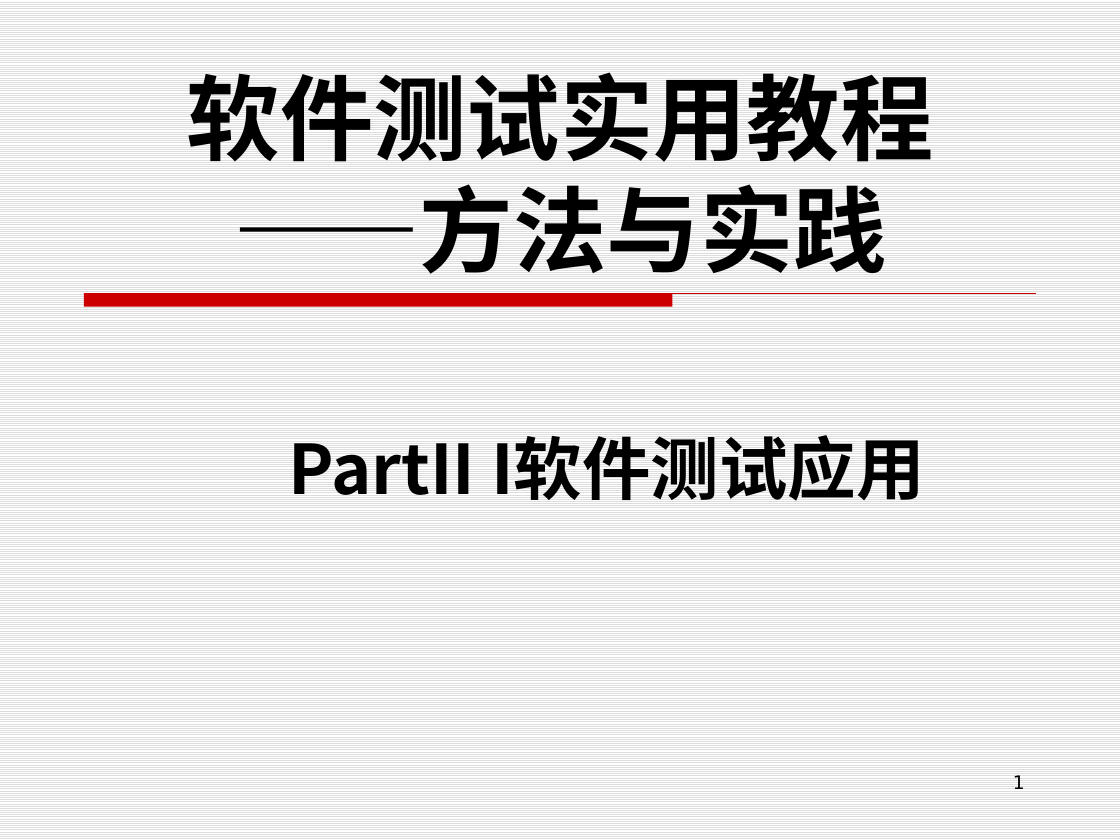
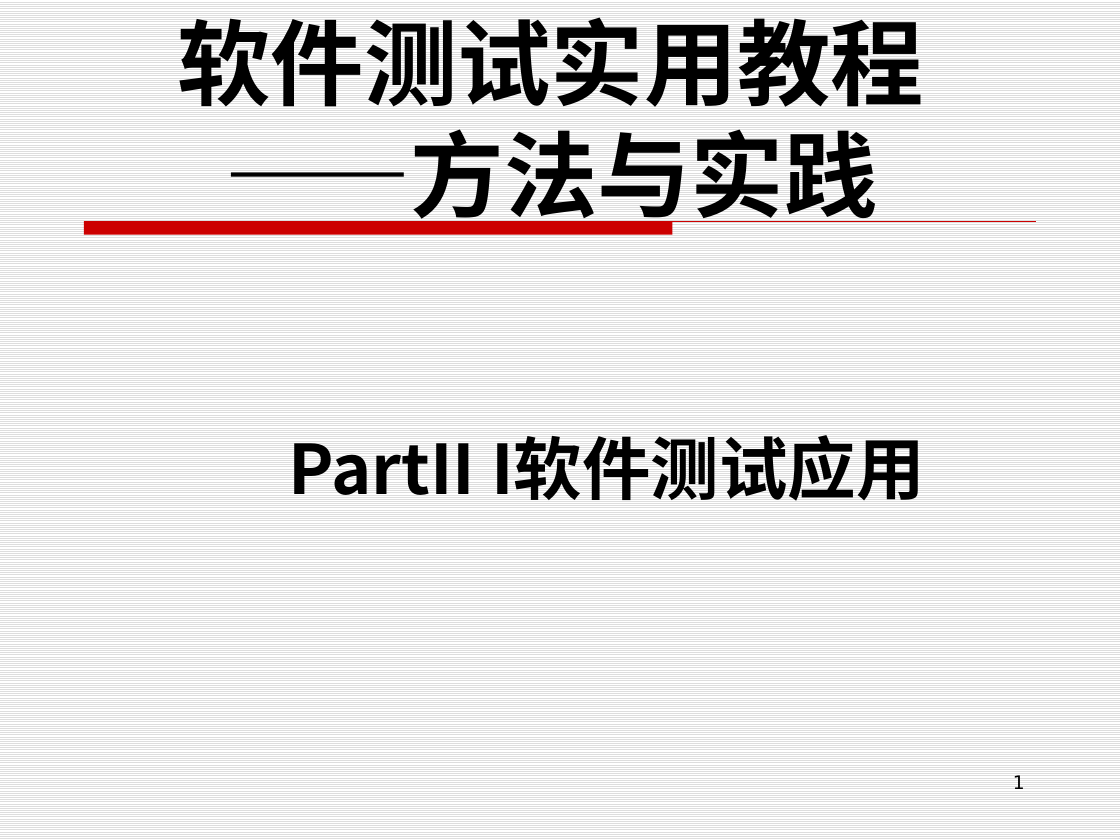
Before and after one commit to edu2act/course-foundation-software-tesing, a slide deck: slide 1 of PPT/第三部分 软件测试应用/11.6 常用控件测试方法.pptx. Drawn at 1120x840 pixels with LibreOffice and Linux fonts; fonts in the diff are those of the drawing. Boxes give left, top, right and bottom in pixels: in the first picture for what was removed or moved away, otherwise in the second. Text is boxed around its words. In the diff, an @@ line names an element or a change of style, - is before the commit and + after.

Commit message:
系统测试

```diff
--- a/PPT/第三部分 软件测试应用/11.6 常用控件测试方法.pptx
+++ b/PPT/第三部分 软件测试应用/11.6 常用控件测试方法.pptx
@@ title "软件测试实用教程 ——方法与实践" rewrapped from box(187, 73, 934, 274) to box(178, 17, 925, 234) @@
@@ freeform shape: place and size @@
-freeform shape at box(84, 293, 1036, 307)
+freeform shape at box(84, 222, 1036, 235)
```
Also in this commit, not shown: 1 other slide changed, 9 slides added, 5 slides removed, 7 other files.
